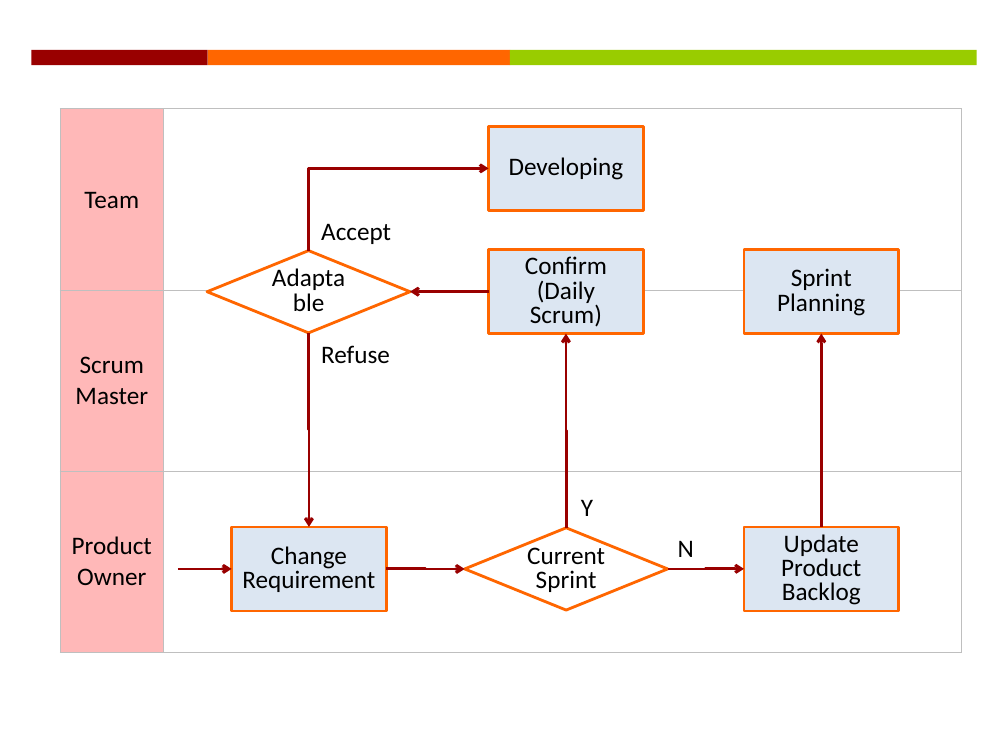
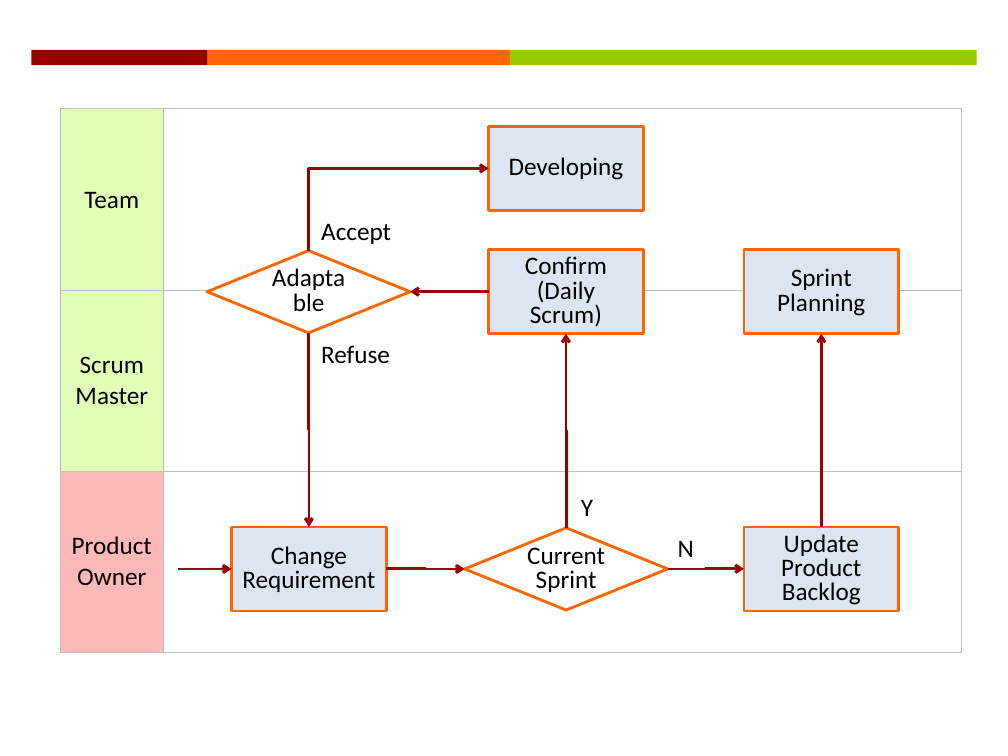
Before and after one commit to yadwinds/761_VEL, a slide deck: slide 1 of PCB/07 Change Management/Change Management process.pptx. Drawn at 1008x756 pixels with LibreOffice and Linux fonts; fonts in the diff are those of the drawing. Boxes give left, top, right and bottom in pixels: in the first picture for what was removed or moved away, otherwise in the second. Text is boxed around its words. In the diff, an @@ line names an element or a change of style, - is before the commit and + after.

```diff
--- a/PCB/07 Change Management/Change Management process.pptx
+++ b/PCB/07 Change Management/Change Management process.pptx
@@ table at bbox=[60, 109, 962, 652] @@
@@ fill #FFB8B8 to #E0FEB6 in 2 cells @@
```
Also in this commit, not shown: 9 other files.
